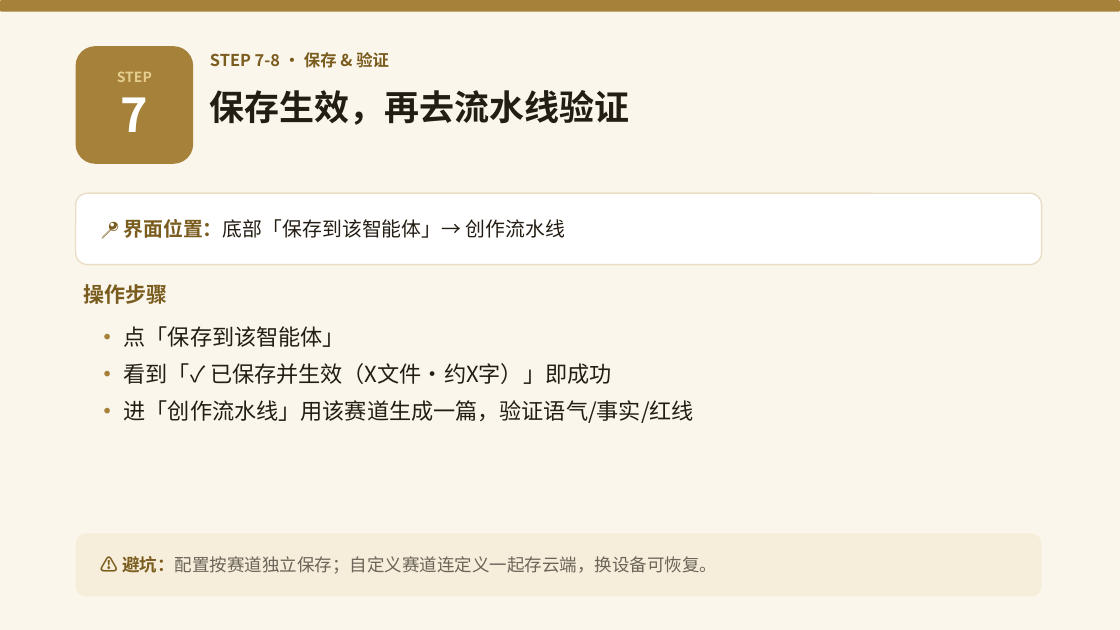
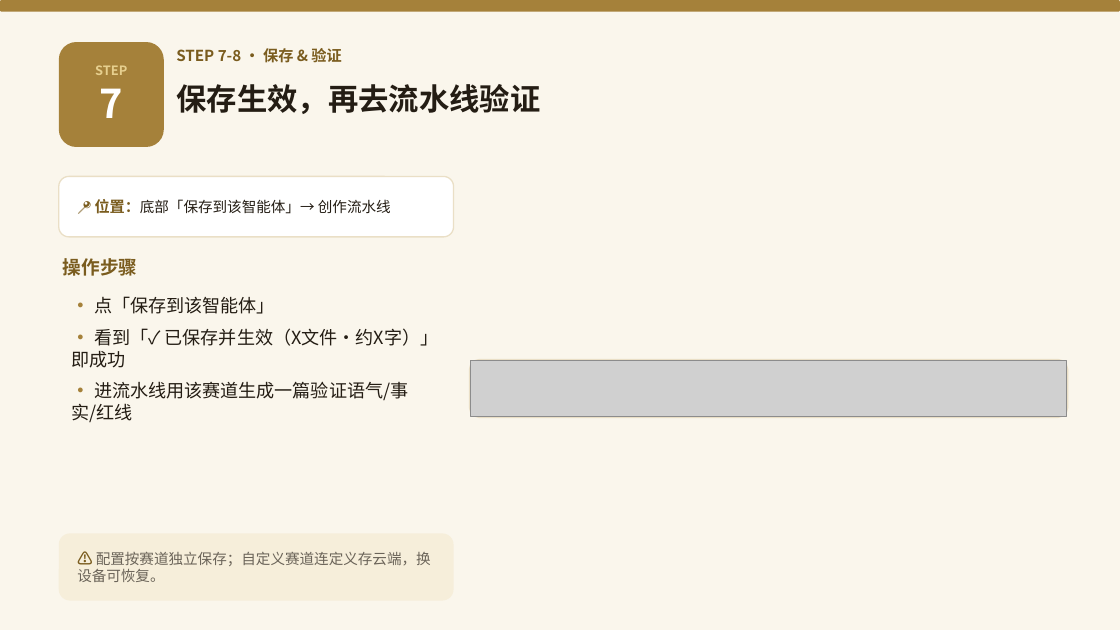
Before and after one commit to yonglin22/xhsneirongshengcheng, a slide deck: slide 11 of 教学-智能体知识库录入.pptx (slide 10 before the commit). Drawn at 1120x630 pixels with LibreOffice and Linux fonts; fonts in the diff are those of the drawing; grey boxes stand for pictures. Boxes give left, top, right and bottom in pixels: in the first picture for what was removed or moved away, otherwise in the second. Text is boxed around its words. In the diff, an @@ line names an element or a change of style, - is before the commit and + after.

```diff
--- a/教学-智能体知识库录入.pptx
+++ b/教学-智能体知识库录入.pptx
@@ text "STEP": place and size @@
-text "STEP" at (117,71,152,132)
+text "STEP" at (95,65,127,118)
@@ text "STEP" at (95,65,127,118): size 12 to 11 pt in "STEP"; size 40 to 34 pt in "7" @@
@@ rounded rectangle: place and size @@
-rounded rectangle at (76,46,193,164)
+rounded rectangle at (59,42,164,147)
@@ text "STEP 7-8 · 保存 & ...": place and size @@
-text "STEP 7-8 · 保存 & ..." at (210,52,389,68)
+text "STEP 7-8 · 保存 & ..." at (176,48,341,63)
@@ text "STEP 7-8 · 保存 & ..." at (176,48,341,63): size 14 to 13 pt @@
@@ text "保存生效，再去流水线验证": place and size @@
-text "保存生效，再去流水线验证" at (210,90,630,125)
+text "保存生效，再去流水线验证" at (176,84,540,114)
@@ text "保存生效，再去流水线验证" at (176,84,540,114): size 30 to 26 pt @@
@@ rounded rectangle: place and size @@
-rounded rectangle at (76,193,1042,265)
+rounded rectangle at (59,176,454,237)
@@ rounded rectangle at (59,176,454,237): outline #EADFC6 1.2 pt to #EADFC6 1.1 pt @@
@@ text at (95,199,391,214): text changed; size 17 to 12.5 pt @@
-📍 界面位置：底部「保存到该智能体」→ 创作流水线
+📍 位置：底部「保存到该智能体」→ 创作流水线
@@ text "操作步骤": place and size @@
-text "操作步骤" at (84,284,168,304)
+text "操作步骤" at (63,258,137,276)
@@ text "操作步骤" at (63,258,137,276): size 18 to 16 pt @@
@@ text at (71,296,439,368): size 19 to 16 pt in "•", "•"; size 19 to 15.5 pt in "点「保存到该智能体」", "看到「✓ 已保存并生效（X文件·约X字）」即成功"; less space between paragraphs @@
@@ text "• 点「保存到该智能体」": place and size @@
-text "• 点「保存到该智能体」" at (124,326,694,423)
+text "• 点「保存到该智能体」" at (71,296,439,422)
@@ text at (71,381,408,422): text changed; size 19 to 15.5 pt @@
-• 进「创作流水线」用该赛道生成一篇，验证语气/事实/红线
+• 进流水线用该赛道生成一篇验证语气/事实/红线
@@ rounded rectangle added at (470,360,1068,418), fill #FFFFFF, outline #EADFC6 1.2 pt @@
@@ picture added at (471,360,1067,417) @@
@@ rounded rectangle: place and size @@
-rounded rectangle at (76,534,1042,597)
+rounded rectangle at (59,534,454,601)
@@ text at (77,552,431,582): text changed; size 15 to 12.5 pt @@
-⚠ 避坑：配置按赛道独立保存；自定义赛道连定义一起存云端，换设备可恢复。
+⚠ 配置按赛道独立保存；自定义赛道连定义存云端，换设备可恢复。
```
Also in this commit, not shown: 10 other slides changed, 1 slide added.
